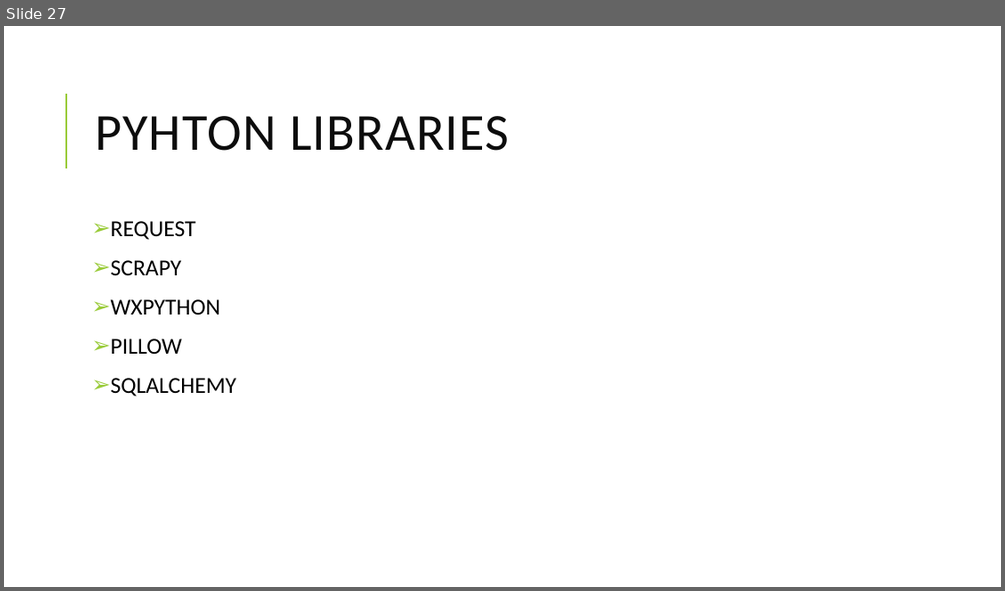
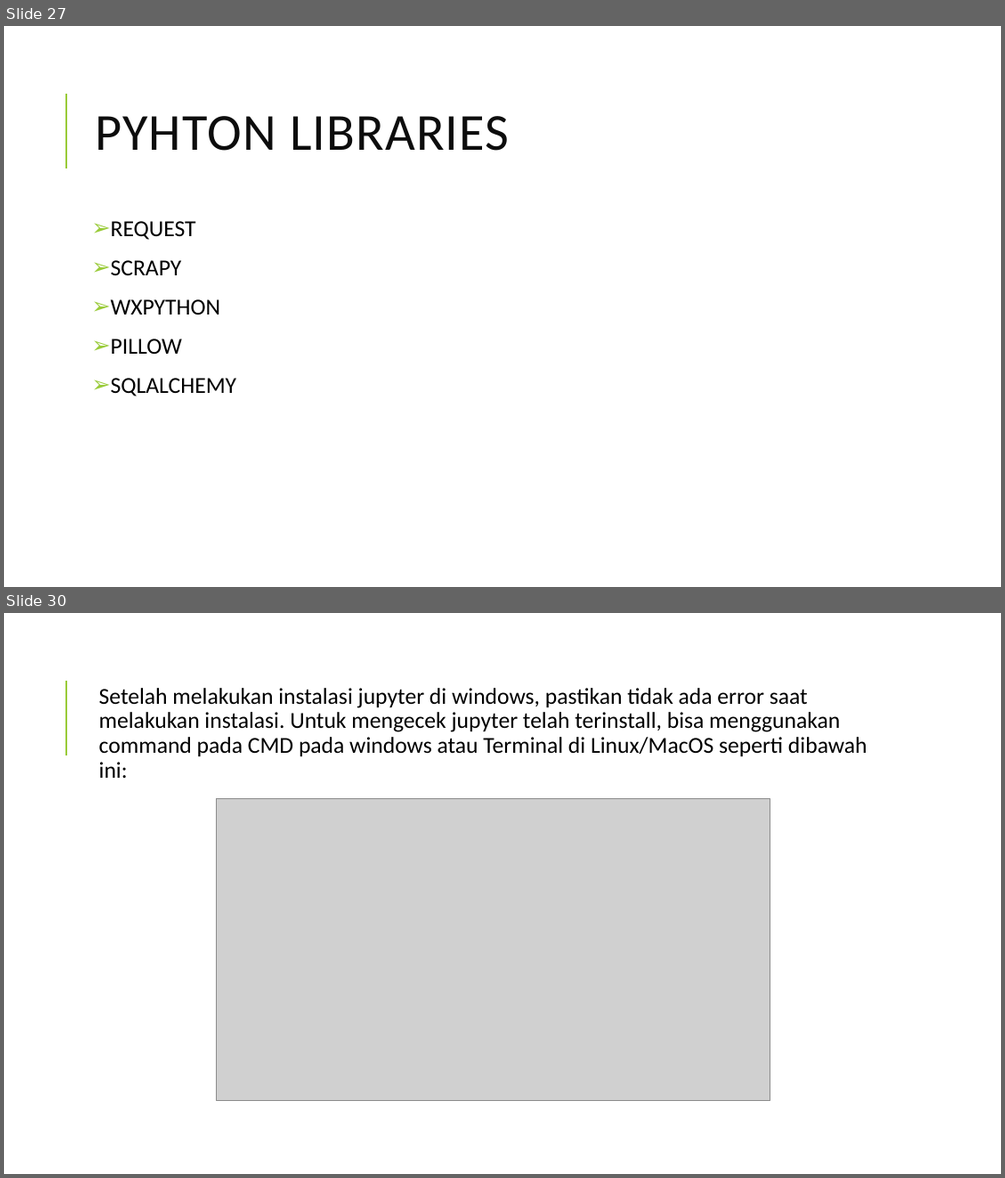
Before and after one commit to dinuryahbn/PengantarDeepLearning, a slide deck: Tugas1/pengenalan phyton.pptx. Shown one above the other, each under a label of ours: slide 27 before the commit, slides 27 and 30 after it; the slides between them are not shown. The pictures are 1005x591 and 1005x1178 pixels, drawn with LibreOffice and Linux fonts; fonts in the diff are those of the drawing; grey boxes stand for pictures. Boxes give left, top, right and bottom in pixels: in the first picture for what was removed or moved away, otherwise in the second. Text is boxed around its words. In the diff, an @@ line names an element or a change of style, - is before the commit and + after.

Commit message:
Penambahan Materi
Update jupyter dan Seaborn

```diff
--- a/Tugas1/pengenalan phyton.pptx
+++ b/Tugas1/pengenalan phyton.pptx
@@ slide 30 added at [4, 613, 1001, 1174], background #FFFFFF; not listed: 1 template element that a slide beside it also shows @@
@@ text added at [99, 688, 867, 778], 22 pt, text #000000 @@
+  Setelah melakukan instalasi jupyter di windows, pastikan tidak ada error saat melakukan instalasi. Untuk mengecek jupyter telah terinstall, bisa menggunakan command pada CMD pada windows atau Terminal di Linux/MacOS seperti dibawah ini:
@@ picture added at [217, 798, 770, 1100] @@
```
Also in this commit, not shown: 1 slide changed, 2 other slides added.
